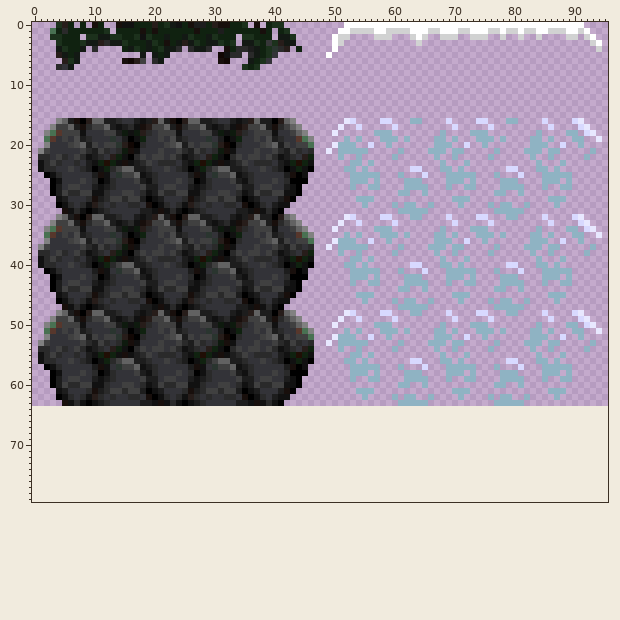
Sprite sheet, stored at cliffs.png. Above is the file before it was changed.
The file is 96x64 pixels. Colours within 5 levels of each other are drawn and written as one. The old version is drawn lined up with the new one, on the new canvas.
And afterwards:
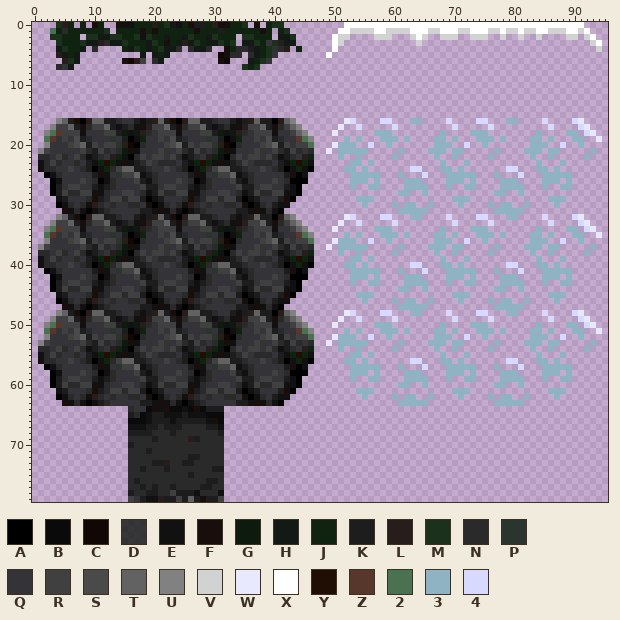
Palette (. is transparent): A #000000  B #0a0a0a  C #110704  D #070f07be  E #111111  F #180f0c  G #0e1a0e  H #131914  J #102210  K #1d1d1d  L #271d1a  M #1c311c  N #2a2a2a  P #2a352f  Q #333338  R #404040  S #4a4a4a  T #626262  U #818181  V #d1d2d2  W #e8e8ff  X #ffffff  Y #200e05  Z #57372c  2 #497152  3 #8fb3c3  4 #d8d9ff
Change:
canvas 96x64 -> 96x80
@@ x 14..33 @@
 63 QQQQKKEFENEAEKNQQQQQ
-64 ....................
-65 ....................
-66 ....................
-67 ....................
-68 ....................
-69 ....................
-70 ....................
-71 ....................
-72 ....................
-73 ....................
-74 ....................
-75 ....................
-76 ....................
-77 ....................
-78 ....................
-79 ....................
+64 ..NQQBFEFBBEBFBKKK..
+65 ..KNBEKKEEEKEEEBBB..
+66 ..BBBEKKKEKKKKKEFB..
+67 ..EEEKKNKKKNNNNKKE..
+68 ..KKKKNNNKNNNNNNNK..
+69 ..NNNNKNNNNNLKNNNN..
+70 ..KNNNNNNNNNNNNNNN..
+71 ..NNNKNNNNNNNNNNNN..
+72 ..NNNNNNNNNNKKNNNN..
+73 ..NNNNKKLNNKKNNNNN..
+74 ..NNKNNNKNNNNNNNKK..
+75 ..NNNNNNNNNNKNNNNN..
+76 ..NKNNNNNNNNNNNKKN..
+77 ..NNKNKNNKNNNNKKNN..
+78 ..KNNKKNNRKKKENNNE..
+79 ..RQKEELKKRKTKFKKR..
